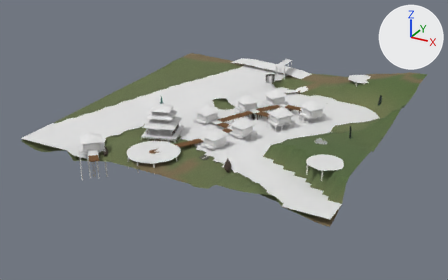
What one commit did to the glTF model eloria-assets/maps/nymara-regions/manymouth_delta/chunks/05_11/world.glb.
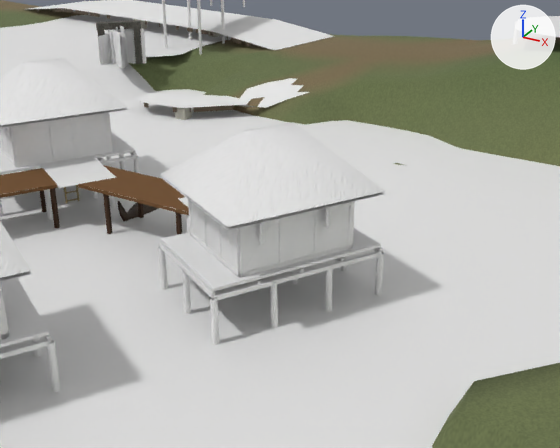
There are two pictures of each version: one whole from a 50 mm camera at (93.6, -130.4, 74.1) aimed at (5.0, 30.7, -6.4), one close up from a 50 mm camera at (42.2, 22.6, 14.4) aimed at (17.9, 66.7, -7.6). The axes (+X, +Y, +Z) are drawn at upper right. The lights are the same throughout. The older version's two pictures come first. Where no turn or scale is listed for an object, it has been applied to the vertices.

The first close-up shows 'BridgeUnionPier_502_532_1076', 'BridgeUnionTimberEdge_502_manymouth_delta', 'Terrain_manymouth_delta_05_11', 'Walk_ContinentalBridgeUnion_011_manymouth_delta', 'Walk_ContinentalBridgeUnion_502_manymouth_delta', 'Walk_Manymouth_Village_town', 'Walk_town_house_06__manymouth_teak', 'Walk_town_house_08__manymouth_teak', 'Water_manymouth_delta_05_11', 'town_house_07__manymouth_teak', 'town_house_07__thatch_reed', 'town_house_08__bark_dark', 'town_house_08__manymouth_teak', 'town_house_08__thatch_reed' and 19 more.
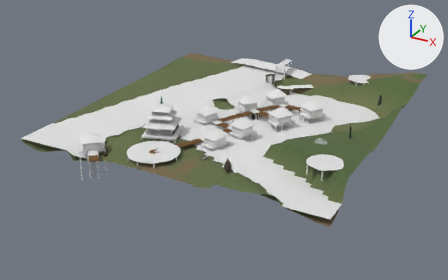
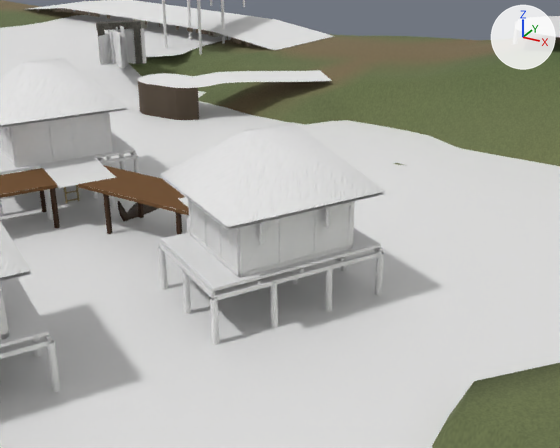
Patch to the scene script:
```diff
--- a/eloria-assets/maps/nymara-regions/manymouth_delta/chunks/05_11/world.glb.py
+++ b/eloria-assets/maps/nymara-regions/manymouth_delta/chunks/05_11/world.glb.py
@@ me_bridgecoastal_coastal_502_support_walk_coastal502_terminalsupport_manymouth_delta @@
+me_bridgecoastal_coastal_502_support_walk_coastal502_terminalsupport_manymouth_delta.from_pydata(...)  # 86 vertices, 188 faces; spans x 528.08..533.27, y -1076.75..-1073.45, z -4.77..2.17
+me_bridgecoastal_coastal_502_support_walk_coastal502_terminalsupport_manymouth_delta.materials.append(mat_bridge_edge_timber)  # brown #524638
@@ me_walk_continentalbridgeunion_coastal_502_manymouth_delta @@
+me_walk_continentalbridgeunion_coastal_502_manymouth_delta.from_pydata(...)  # 74 vertices, 72 faces; spans x 528.08..540.17, y -1076.75..-1067.53, z 2.17..2.38
+me_walk_continentalbridgeunion_coastal_502_manymouth_delta.materials.append(mat_bridge_timber)  # its picture is missing
@@ ob_walk_continentalbridgeunion_502_manymouth_delta @@
-ob_walk_continentalbridgeunion_502_manymouth_delta = bpy.data.objects.new('Walk_ContinentalBridgeUnion_502_manymouth_delta', me_walk_continentalbridgeunion_502_manymouth_delta)
-ob_walk_continentalbridgeunion_502_manymouth_delta.location = (-520.0, 1140.0, 0.0)
@@ ob_bridgeuniontimberedge_502_manymouth_delta @@
-ob_bridgeuniontimberedge_502_manymouth_delta = bpy.data.objects.new('BridgeUnionTimberEdge_502_manymouth_delta', me_bridgeuniontimberedge_502_manymouth_delta)
-ob_bridgeuniontimberedge_502_manymouth_delta.location = (-520.0, 1140.0, 0.0)
@@ ob_bridgeunionpier_502_532_1076 @@
-ob_bridgeunionpier_502_532_1076 = bpy.data.objects.new('BridgeUnionPier_502_532_1076', me_bridgeunionpier_502_532_1076)
-ob_bridgeunionpier_502_532_1076.location = (-520.0, 1140.0, 0.0)
@@ ob_bridgecoastal_coastal_502_support_walk_coastal502_terminalsupport_manymouth_delta @@
+ob_bridgecoastal_coastal_502_support_walk_coastal502_terminalsupport_manymouth_delta = bpy.data.objects.new('BridgeCoastal_coastal-502_Support_Walk_Coastal502_TerminalSupport_manymouth_delta', me_bridgecoastal_coastal_502_support_walk_coastal502_terminalsupport_manymouth_delta)
+ob_bridgecoastal_coastal_502_support_walk_coastal502_terminalsupport_manymouth_delta.location = (-520.0, 1140.0, 0.0)
@@ ob_walk_continentalbridgeunion_coastal_502_manymouth_delta @@
+ob_walk_continentalbridgeunion_coastal_502_manymouth_delta = bpy.data.objects.new('Walk_ContinentalBridgeUnion_coastal-502_manymouth_delta', me_walk_continentalbridgeunion_coastal_502_manymouth_delta)
+ob_walk_continentalbridgeunion_coastal_502_manymouth_delta.location = (-520.0, 1140.0, 0.0)
```

Changed parts and their boxes (x1, y1, x2, y2) in the close-ups (560 x 448 px):
'Walk_ContinentalBridgeUnion_502_manymouth_delta', deleted
    before: (139, 78, 309, 108)
'Walk_ContinentalBridgeUnion_coastal-502_manymouth_delta', added
    after: (138, 70, 332, 88)
'BridgeCoastal_coastal-502_Support_Walk_Coastal502_TerminalSupport_manymouth_delta', added (brown)
    after: (138, 81, 199, 120)
'BridgeUnionTimberEdge_502_manymouth_delta', deleted
    before: (144, 92, 310, 112)
'BridgeUnionPier_502_532_1076', deleted (mostly hidden)
    before: (175, 108, 192, 120)
